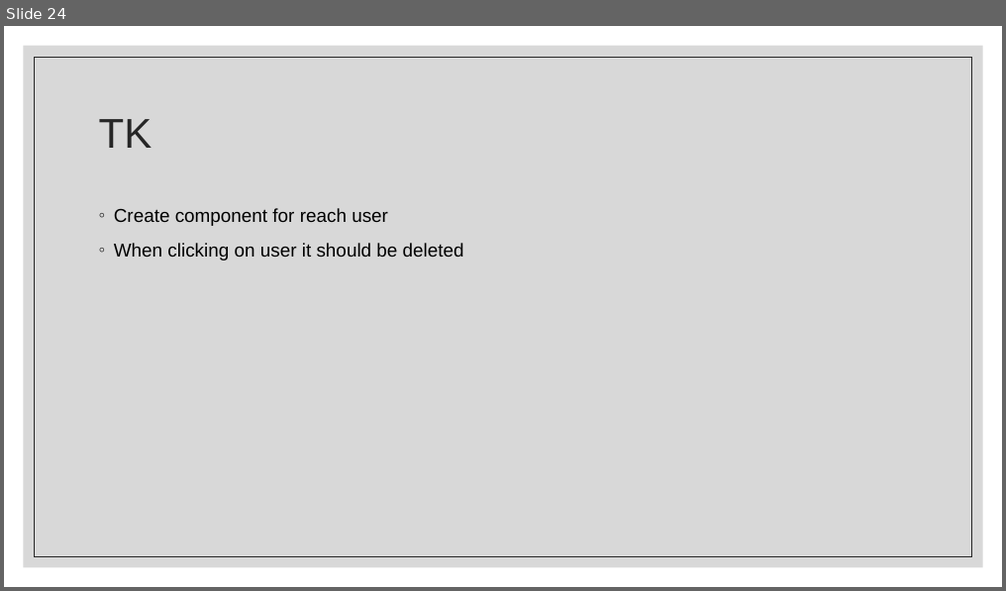
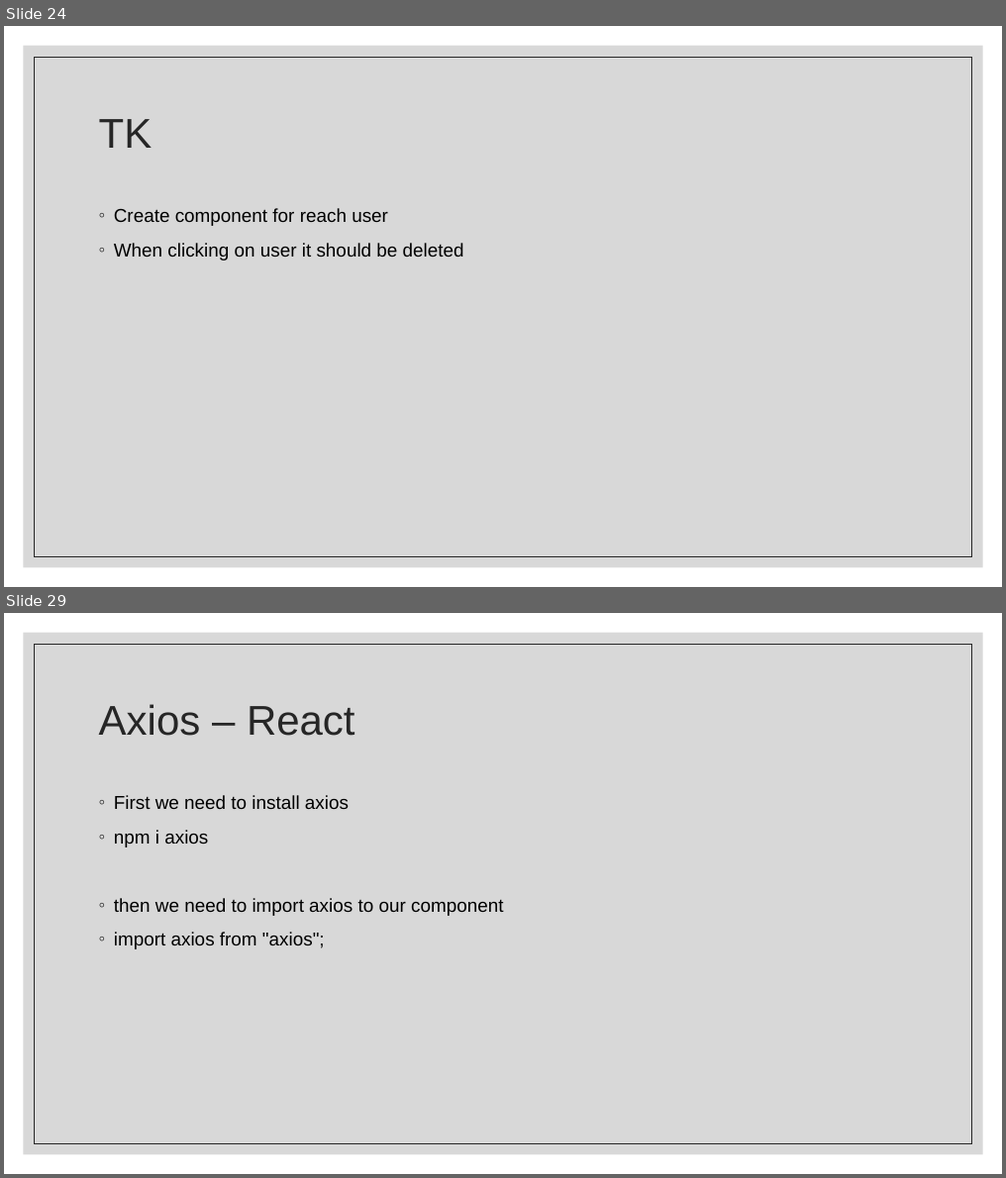
Before and after one commit to Rlss91/ht_W011121MR_morning_first-project, a slide deck: docs/React.pptx. Shown one above the other, each under a label of ours: slide 24 before the commit, slides 24 and 29 after it; the slides between them are not shown. The pictures are 1006x591 and 1006x1178 pixels, drawn with LibreOffice and Linux fonts; fonts in the diff are those of the drawing. Boxes give left, top, right and bottom in pixels: in the first picture for what was removed or moved away, otherwise in the second. Text is boxed around its words. In the diff, an @@ line names an element or a change of style, - is before the commit and + after.

Commit message:
axios

```diff
--- a/docs/React.pptx
+++ b/docs/React.pptx
@@ slide 29 added at <box>4,613,1002,1174</box>, background #FFFFFF; not listed: 2 template elements that a slide beside it also shows @@
@@ title added at <box>99,704,355,736</box>, 40 pt, text #262626 @@
+Axios – React
@@ text added at <box>114,795,503,950</box>, 18 pt, text #000000 @@
+◦ First we need to install axios
+◦ npm i axios
+◦ then we need to import axios to our component
+◦ import axios from "axios";
```
Also in this commit, not shown: 5 other slides added, 4 other files.
